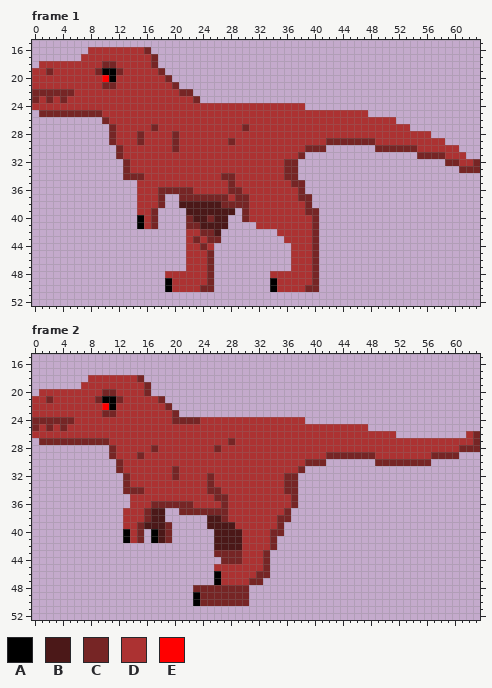
File history of a pixel-art file, Art/Raw Files/trex-0001.aseprite. Above, as it was before the edit.
64x64 pixels, 4 frames. Colours within 5 levels of each other are drawn and written as one. Shown: frame 1: x 0..63, y 15..52; frame 2: x 0..63, y 15..52. The commit also changed other frames, which this record leaves out.
Palette (. is transparent): A #000000  B #4b1818  C #762525  D #ac3232  E #ff0000
Pixels before, frame 1 (only the part around the change), first column x 0:
15 ................................................................
16 ........DDDDDDDDC...............................................
17 .......DDDDDDDDDDC..............................................
18 .DDDDDDDDDCCDDDDDC..............................................
19 DDCDDDDDDCAACDDDDDC.............................................
20 DDDDDDDDDDEADDDDDDDC............................................
21 DDDDDDDDDDCCDDDDDDDDC...........................................
22 CCCCCCDDDDDDDDDDDDDDDCC.........................................
23 CDCDCDDDDDDDDDDDDDDDDDDC........................................
24 DDDDDDDDDDDDDDDDDDDDDDDDDDDDDDDDDDDDDDD.........................
25 .CCCCCCCCCDDDDDDDDDDDDDDDDDDDDDDDDDDDDDDDDDDDDDD................
26 ..........CDDDDDDDDDDDDDDDDDDDDDDDDDDDDDDDDDDDDDDDDD............
27 ...........CDDDDDCDDDDDDDDDDDDCDDDDDDDDDDDDDDDDDDDDDDD..........
28 ...........CDDDCDDDDCDDDDDDDDDDDDDDDDDDDDDDDDDDDDDDDDDDDD.......
29 ...........CDDDCDDDDCDDDDDDDCDDDDDDDDDDDDDCCCCCCCDDDDDDDDDD.....
30 ............CDDDDDDDCDDDDDDDDDDDDDDDDDDCCC.......CCCCCCDDDDDD...
31 ............CDDDDDDDDDDDDDDDDDDDDDDDDDC................CCCCDDD..
32 .............CDDDDDDDDDDDDDDDDDDDDDDCC.....................CCDDC
33 .............CDDDDDDDDDDDDDDDDDDDDDDCC.......................CCC
34 .............CCCDDDDDDDDDDDCCDDDDDDDCC..........................
35 ...............DDDDDDDDDDDDDCDDDDDDDDCC.........................
36 ...............DDDCCCCCDDDDDCCDDDDDDDDC.........................
37 ...............DDDC..CCCCCCCDCCDDDDDDDCC........................
38 ...............DDDC..BBBBBBCCCCDDDDDDDDC........................
39 ...............DDC....BBBBBBB.CDDDDDDDDCC.......................
40 ...............ADC....CBBCBB..CDDDDDDDDDC.......................
41 ...............ADC....CCBBBB....DDDDDDDDC.......................
42 ......................DDCCB........DDDDDC.......................
43 ......................DCDCC.........DDDDC.......................
44 ......................DDCD...........DDDC.......................
45 ......................DDDC...........DDDC.......................
46 ......................DDDC...........DDDC.......................
47 ......................DDDC...........DDDC.......................
48 ...................DDDDDDC........DDDDDDC.......................
49 ...................ADDDDDC........ADDDDDC.......................
50 ...................ADDDDCC........ADDDDCC.......................
51 ................................................................
52 ................................................................
Pixels before, frame 2 (only the part around the change), first column x 0:
15 ................................................................
16 ................................................................
17 ................................................................
18 ........DDDDDDDC................................................
19 .......DDDDDDDDDC...............................................
20 .DDDDDDDDDCCDDDDC...............................................
21 DDCDDDDDDCAACDDDDDC.............................................
22 DDDDDDDDDDEADDDDDDDC............................................
23 DDDDDDDDDDCCDDDDDDDDC...........................................
24 CCCCCCDDDDDDDDDDDDDDCCCCDDDDDDDDDDDDDDD.........................
25 CDCDCDDDDDDDDDDDDDDDDDDDDDDDDDDDDDDDDDDDDDDDDDDD................
26 DDDDDDDDDDDDDDDDDDDDDDDDDDDDDDDDDDDDDDDDDDDDDDDDDDDD..........DC
27 .CCCCCCCCCCDDDDDDDDDDDDDDDDDCDDDDDDDDDDDDDDDDDDDDDDDDDDDDDDDDDDC
28 ...........CDDDDDCDDDDDDDDCDDDDDDDDDDDDDDDDDDDDDDDDDDDDDDDDDDCCC
29 ...........CDDDCDDDDDDDDDDDDDDDDDDDDDDDDDDCCCCCCCDDDDDDDDCCCC...
30 ............CDDDDDDDDDDDDDDDDDDDDDDDDDDCCC.......CCCCCCCC.......
31 ............CDDDDDDDCDDDDDDDDDDDDDDDDDC.........................
32 .............CDDDDDDCDDDDCDDDDDDDDDDCC..........................
33 .............CDDDDDDDDDDDCDDDDDDDDDDCC..........................
34 .............CCCDDDDDDDDDCCDDDDDDDDDCC..........................
35 ..............DDDDDDDDDDDDCCDDDDDDDDDC..........................
36 ..............DDDCCCCCCDDDDCDDDDDDDDDC..........................
37 .............DDDCBB..CCCCCCCDDDDDDDDC...........................
38 .............DDDCBB......BBCDDDDDDDCC...........................
39 .............DDCBBBC.....BBBBDDDDDDC............................
40 .............ADC.ABC......BBBBDDDDCC............................
41 .............ADC.ABC......BBBBDDDDC.............................
42 ..........................BBBBDDDDC.............................
43 ..........................CCCCDDDC..............................
44 ...........................CCCDDDC..............................
45 ..........................DDDDDDDC..............................
46 ..........................ADDDDDCC..............................
47 ..........................ADDDDCC...............................
48 .......................CCCCCCCC.................................
49 .......................ACCCCCCC.................................
50 .......................ACCCCCCC.................................
51 ................................................................
52 ................................................................
Once edited:
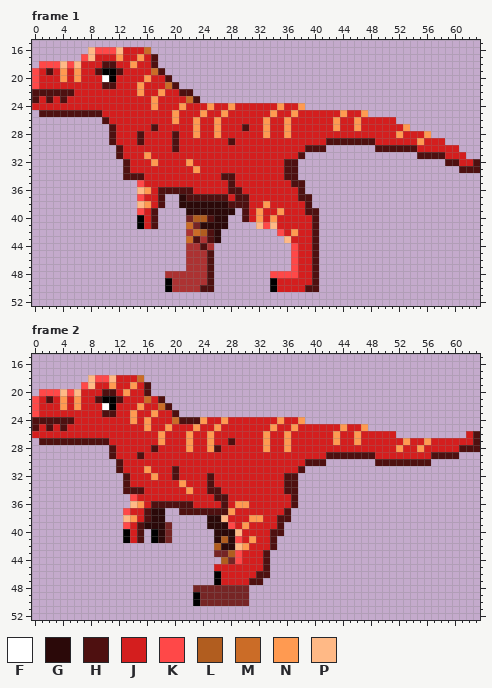
Colours new in this view: F #ffffff  G #2b0909  H #4e1010  J #d41e1e  K #ff4848  L #b15d1f  M #cb6c27  N #ff9a51  P #ffb986
Change:
Changed rows in their new state; - is an unchanged pixel.
Frame 1:
first column x 0:
16 --------PKKKPJJJM-----------------------------------------------
17 -------KPJJJNJJNJH----------------------------------------------
18 -KKKPKPJJJHHJJNJJH----------------------------------------------
19 KJHJNJNJJH--HJJJJMH---------------------------------------------
20 KJJJNJNJJJF-JJJJNJJH--------------------------------------------
21 KJJJJJJJJJHHJJJNJJJMH-------------------------------------------
22 HHHHHHJJJJJJJJJNJJNJJHH-----------------------------------------
23 HJHJHJJJJJJJJJJJJNJJJJMH----------------------------------------
24 JJJJJJJJJJJJJJJJJNJJJNJJJNJJNJJJJJJNJJN-------------------------
25 -HHHHHHHHHJJJJJJJJJJNJJJNJJNJJJJJJNJJNJJJJJJNJJN----------------
26 ----------HJJJJJJJJJNJJNJJNJJJJJJNJJNJJJJJJNJJNJJJJJ------------
27 -----------HJJJJJHJJJJJNJJNJJJHJJNJJNJJJJJJNJJNJJJJJJN----------
28 -----------HJJJHJJJJHJJNJJNJJJJJJNJJNJJJJJJJJJJJJJJJNJJJN-------
29 -----------HJJJHJJJJHJJJJJJJHJJJJJJJJJJJJJHHHHHHHJJJJJJNJJJ-----
30 ------------HJJJJJJJHJJJJJJJJJJJJJJJJJJHHH-------HHHHHHJJJJJJ---
31 ------------HJJJNJJJJJJJJJJJJJJJJJJJJJH----------------HHHHJJJ--
32 -------------HJJJNJJJJNJJJJJJJJJJJJJHH---------------------HHJJH
33 -------------HJJJJJJJJJNJJJJJJJJJJJJHH-----------------------HHH
34 -------------HHHJJJJJJJJJJJHHJJJJJJJHH--------------------------
35 ---------------KJJJJJJJJJJJJHJJJJJJJJHH-------------------------
36 ---------------PNJHHHHHJJJJJHHJJJJJJJJH-------------------------
37 ---------------KJJH--GHHHHHHJHHJJJJJJJHH------------------------
38 ---------------PNJH--GGGGGGGHHHJJNJJJJJH------------------------
39 ---------------KJH----GGGGGGG-HJNJJNJJJHH-----------------------
40 ----------------JH-----LLHGG--HJNJNJJJJJH-----------------------
41 ----------------JH----M-GGGG----PKPJJJJJH-----------------------
42 -----------------------MLHG--------KJNJJH-----------------------
43 ----------------------MH-HG---------PJJJH-----------------------
44 ------------------------H------------KJJH-----------------------
45 -------------------------H-----------KJJH-----------------------
46 -------------------------H-----------KJJH-----------------------
47 -------------------------H-----------KJJH-----------------------
48 -------------------------H--------KKKKJJH-----------------------
49 -------------------------H---------JJJJJH-----------------------
50 ------------------------HH---------JJJJHH-----------------------
Frame 2:
first column x 0:
18 --------PKKPJJJM------------------------------------------------
19 -------KPJJNJJNJH-----------------------------------------------
20 -KKKPKPJJJHHJNJJH-----------------------------------------------
21 KJHJNJNJJH--HJJJMJH---------------------------------------------
22 KJJJNJNJJJF-JJJNJJMH--------------------------------------------
23 KJJJJJJJJJHHJJNJJNJJH-------------------------------------------
24 HHHHHHJJJJJJJJNJNJJJMHHHNJJNJJJJJJJNJJN-------------------------
25 HJHJHJJJJJJJJJJJNJJNJJJNJJNJJJJJJJNJJNJJJJJJNJJN----------------
26 JJJJJJJJJJJJJJJJJJNJJJNJJNJJJJJJJNJJNJJJJJJNJJNJJJJJ----------JH
27 -HHHHHHHHHHJJJJJJJNJJJNJJNJJHJJJJNJJNJJJJJJNJJNJJJJJJNJJNJJJJJJH
28 -----------HJJJJJHJJJJNJJNHJJJJJJNJJNJJJJJJJJJJJJJJJNJJNJJJJJHHH
29 -----------HJJJHJJJJJJJJJJJJJJJJJJJJJJJJJJHHHHHHHJJJJJJJJHHHH---
30 ------------HJJJJJJJJJJJJJJJJJJJJJJJJJJHHH-------HHHHHHHH-------
31 ------------HJJJNJJJHJJJJJJJJJJJJJJJJJH-------------------------
32 -------------HJJJNJJHJJJJHJJJJJJJJJJHH--------------------------
33 -------------HJJJJJJJNJJJHJJJJJJJJJJHH--------------------------
34 -------------HHHJJJJJJNJJHHJJJJJJJJJHH--------------------------
35 --------------KJJJJJJJJJJJHHJJJJJJJJJH--------------------------
36 --------------PNJHHHHHHJJJJHJNNJJJJJJH--------------------------
37 -------------KJJHGG--HHHHHHHNJJJJJJJH---------------------------
38 -------------PNJHGG------GGPJJJNNJJHH---------------------------
39 -------------KJHGGG------GGGKJNJJJJH----------------------------
40 --------------JH--G-------GGGPJJJJHH----------------------------
41 --------------JH--G-------GLGKJNJJH-----------------------------
42 --------------------------LGGPNJJJH-----------------------------
43 ----------------------------LKJJJH------------------------------
44 ---------------------------L-KJJJH------------------------------
45 --------------------------JJJJJJJH------------------------------
46 ---------------------------JJJJJHH------------------------------
47 ---------------------------JJJJHH-------------------------------
